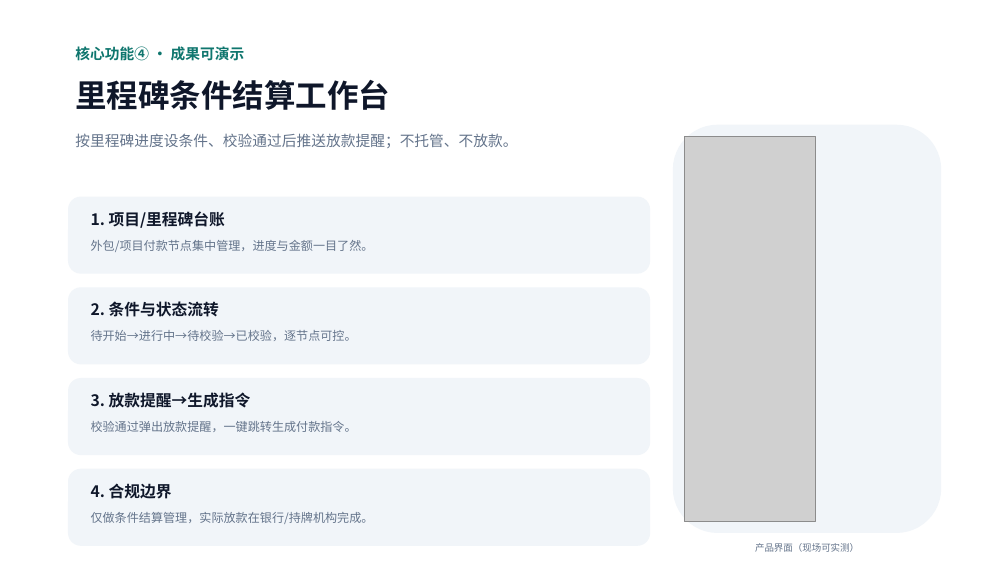
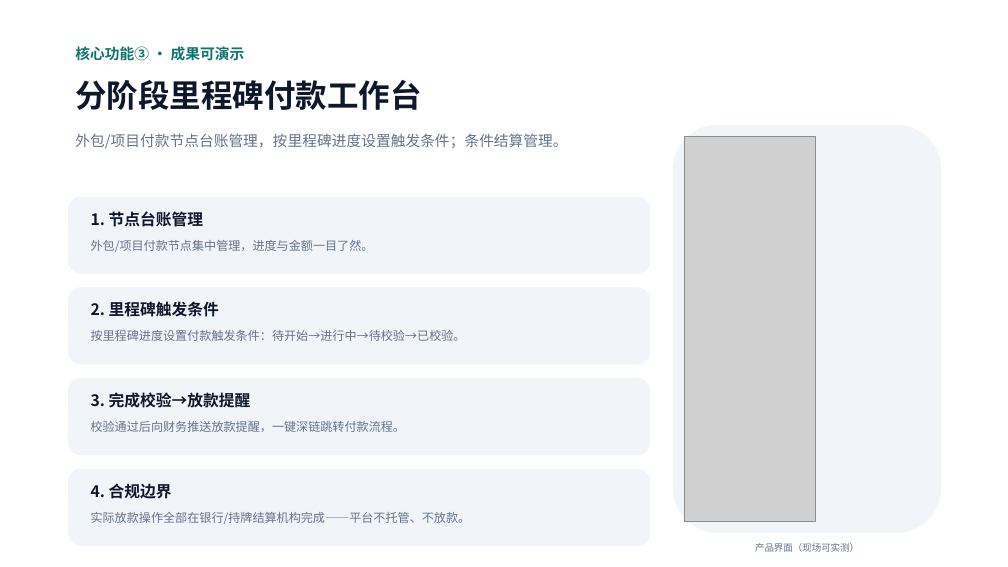
Before and after one commit to Michael-4753/flowguard-payout, a slide deck: slide 7 of public/FlowGuard-Hackathon-Pitch.pptx (slide 8 before the commit). Drawn at 1008x567 pixels with LibreOffice and Linux fonts; fonts in the diff are those of the drawing; grey boxes stand for pictures. Boxes give left, top, right and bottom in pixels: in the first picture for what was removed or moved away, otherwise in the second. Text is boxed around its words. In the diff, an @@ line names an element or a change of style, - is before the commit and + after.

```diff
--- a/public/FlowGuard-Hackathon-Pitch.pptx
+++ b/public/FlowGuard-Hackathon-Pitch.pptx
@@ text at (75,46,245,61): text changed @@
-核心功能④ · 成果可演示
+核心功能③ · 成果可演示
@@ text at (75,80,421,110): text changed @@
-里程碑条件结算工作台
+分阶段里程碑付款工作台
@@ text at (75,133,567,149): text changed @@
-按里程碑进度设条件、校验通过后推送放款提醒；不托管、不放款。
+外包/项目付款节点台账管理，按里程碑进度设置触发条件；条件结算管理。
@@ text at (91,211,203,227): text changed @@
-1. 项目/里程碑台账
+1. 节点台账管理
@@ text at (91,301,219,317): text changed @@
-2. 条件与状态流转
+2. 里程碑触发条件
@@ text at (91,330,466,341): text changed @@
-待开始→进行中→待校验→已校验，逐节点可控。
+按里程碑进度设置付款触发条件：待开始→进行中→待校验→已校验。
@@ text at (91,392,251,408): text changed @@
-3. 放款提醒→生成指令
+3. 完成校验→放款提醒
@@ text at (91,421,405,432): text changed @@
-校验通过弹出放款提醒，一键跳转生成付款指令。
+校验通过后向财务推送放款提醒，一键深链跳转付款流程。
@@ text at (91,512,471,524): text changed @@
-仅做条件结算管理，实际放款在银行/持牌机构完成。
+实际放款操作全部在银行/持牌结算机构完成——平台不托管、不放款。
```
Also in this commit, not shown: 3 other slides changed, 1 slide added, 1 slide removed, 1 other file.
